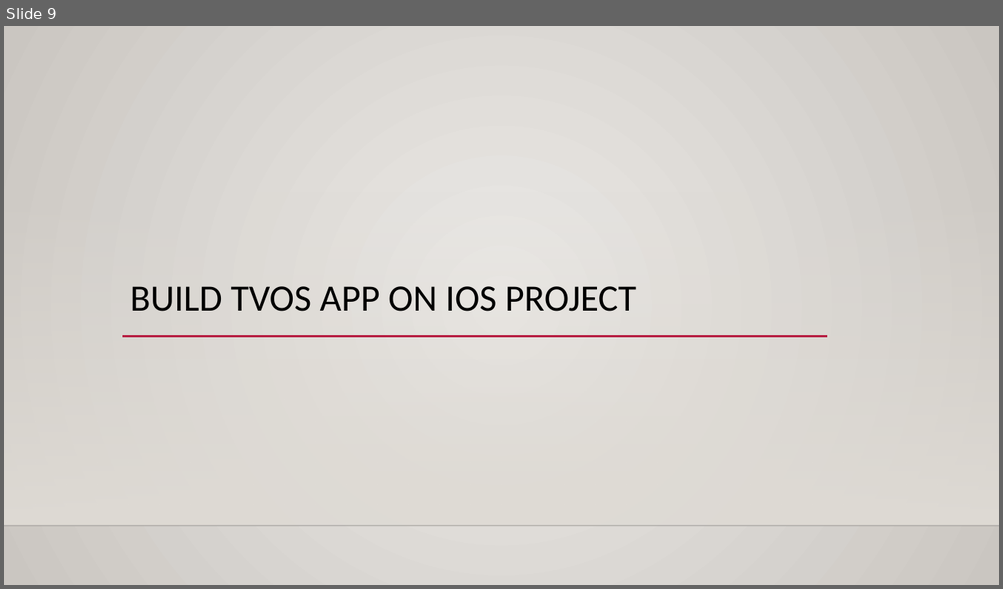
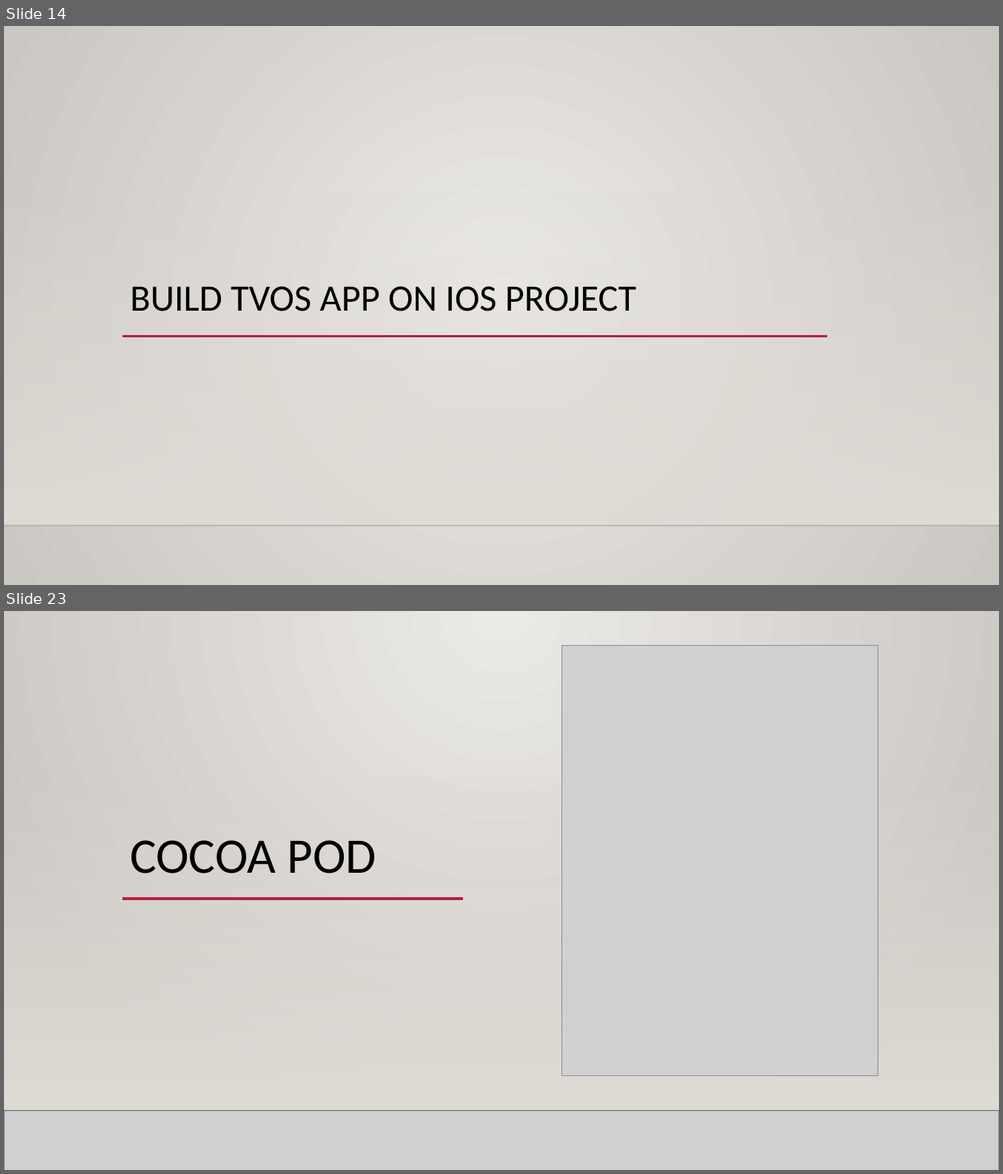
Before and after one commit to ThanhTurin/iOS-meetup-sg, a slide deck: Presentation.pptx. Shown one above the other, each under a label of ours: slide 9 before the commit, slides 14 and 23 after it; the slides between them are not shown. The pictures are 1003x589 and 1003x1174 pixels, drawn with LibreOffice and Linux fonts; fonts in the diff are those of the drawing; grey boxes stand for pictures; background and template pictures are left out. Boxes give left, top, right and bottom in pixels: in the first picture for what was removed or moved away, otherwise in the second. Text is boxed around its words. In the diff, an @@ line names an element or a change of style, - is before the commit and + after.

```diff
--- a/Presentation.pptx
+++ b/Presentation.pptx
@@ slide 23 added at [4,611,999,1170], background gradient #ECEAE7 to #CAC7C1; not listed: 2 template elements that a slide beside it also shows @@
@@ rectangle added at [4,611,999,1170], fill gradient #ECEAE7 to #CAC7C1 @@
@@ picture added at [561,645,877,1076] @@
@@ line added from (122, 762) to (907, 762), #B71E42 2.5 pt @@
@@ rectangle added at [4,776,999,1111], fill gradient #DFDBD5 @@
@@ rectangle added at [4,776,999,1111], fill gradient #DFDBD5 @@
@@ title added at [130,840,376,874], 48 pt, text #000000 @@
+COCOA POD
@@ line added from (122, 899) to (463, 899), #B71E42 2.5 pt @@
@@ line added from (201, 899) to (906, 899), #B71E42 2.5 pt @@
@@ line added from (4, 1111) to (999, 1111), #000001 1 pt @@
@@ picture added at [4,1111,999,1170] @@
@@ line added from (4, 1111) to (999, 1111), #000001 1 pt @@
@@ what was slide 9 is now slide 14 @@
```
Also in this commit, not shown: 9 slides changed, 10 other slides added, 1 other file.
